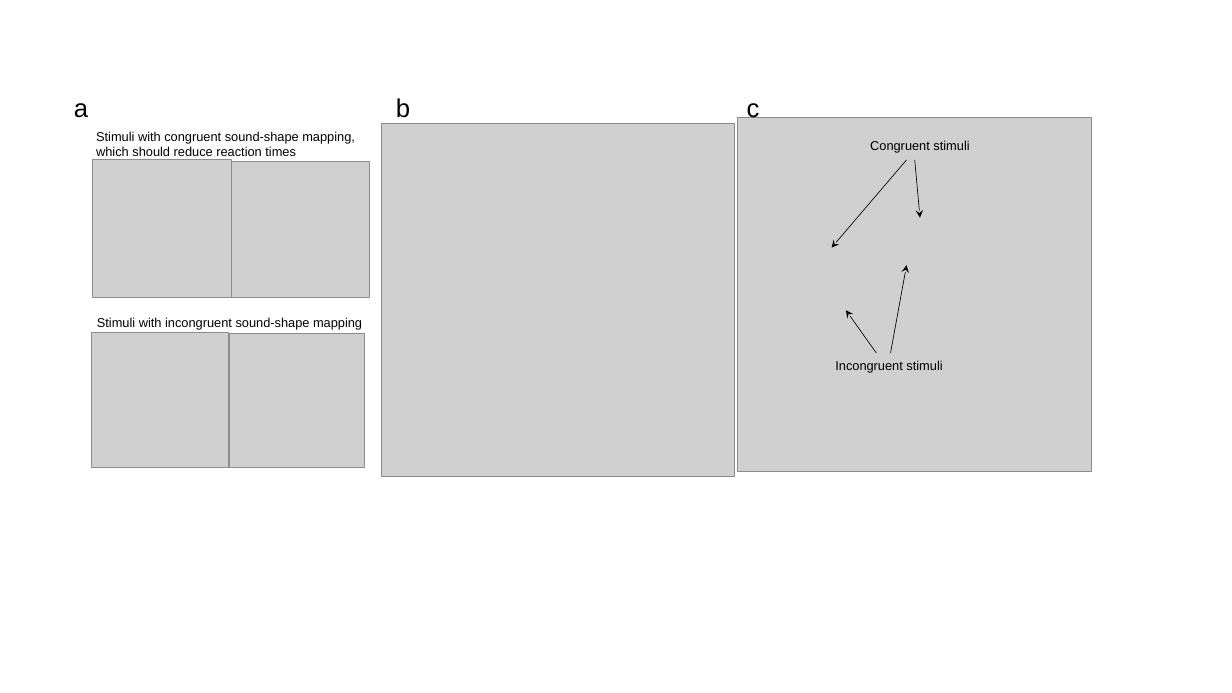
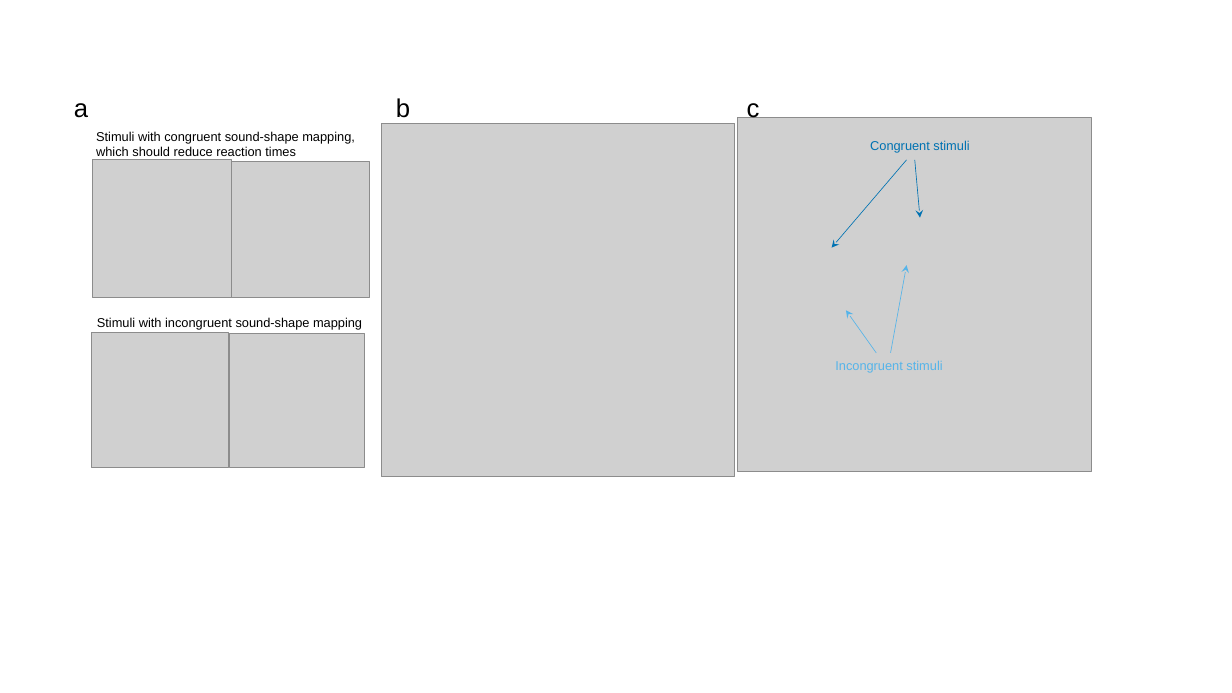
Before and after one commit to j-rohrer/marginal-psych, a slide deck: slide 1 of plots/bubu_kiki.pptx. Drawn at 1232x693 pixels with LibreOffice and Linux fonts; fonts in the diff are those of the drawing; grey boxes stand for pictures. Boxes give left, top, right and bottom in pixels: in the first picture for what was removed or moved away, otherwise in the second. Text is boxed around its words. In the diff, an @@ line names an element or a change of style, - is before the commit and + after.

```diff
--- a/plots/bubu_kiki.pptx
+++ b/plots/bubu_kiki.pptx
@@ text "Congruent stimuli" at bbox=[870, 140, 969, 153]: text colour #000000 to #0072B2 @@
@@ arrow (907, 160) - (832, 248): stroke #000000 0.5 pt to #0072B2 0.5 pt @@
@@ arrow (915, 160) - (921, 218): stroke #000000 0.5 pt to #0072B2 0.5 pt @@
@@ arrow (891, 353) - (907, 265): stroke #000000 0.5 pt to #56B4E9 0.5 pt @@
@@ arrow (876, 353) - (847, 311): stroke #000000 0.5 pt to #56B4E9 0.5 pt @@
@@ text "Incongruent stimuli" at bbox=[835, 361, 942, 373]: text colour #000000 to #56B4E9 @@
```
Also in this commit, not shown: 4 other files.
